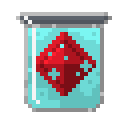
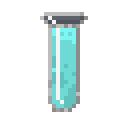
Revision of a layered w=128, h=128 image; what changed, layer by layer:
painted on "Background copy" over [16, 12, 112, 112]
